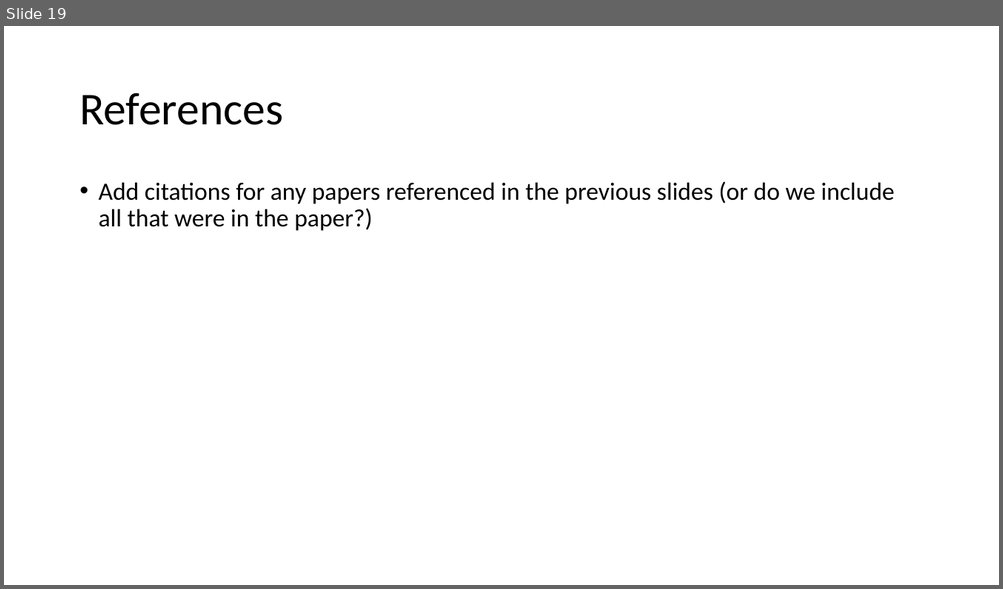
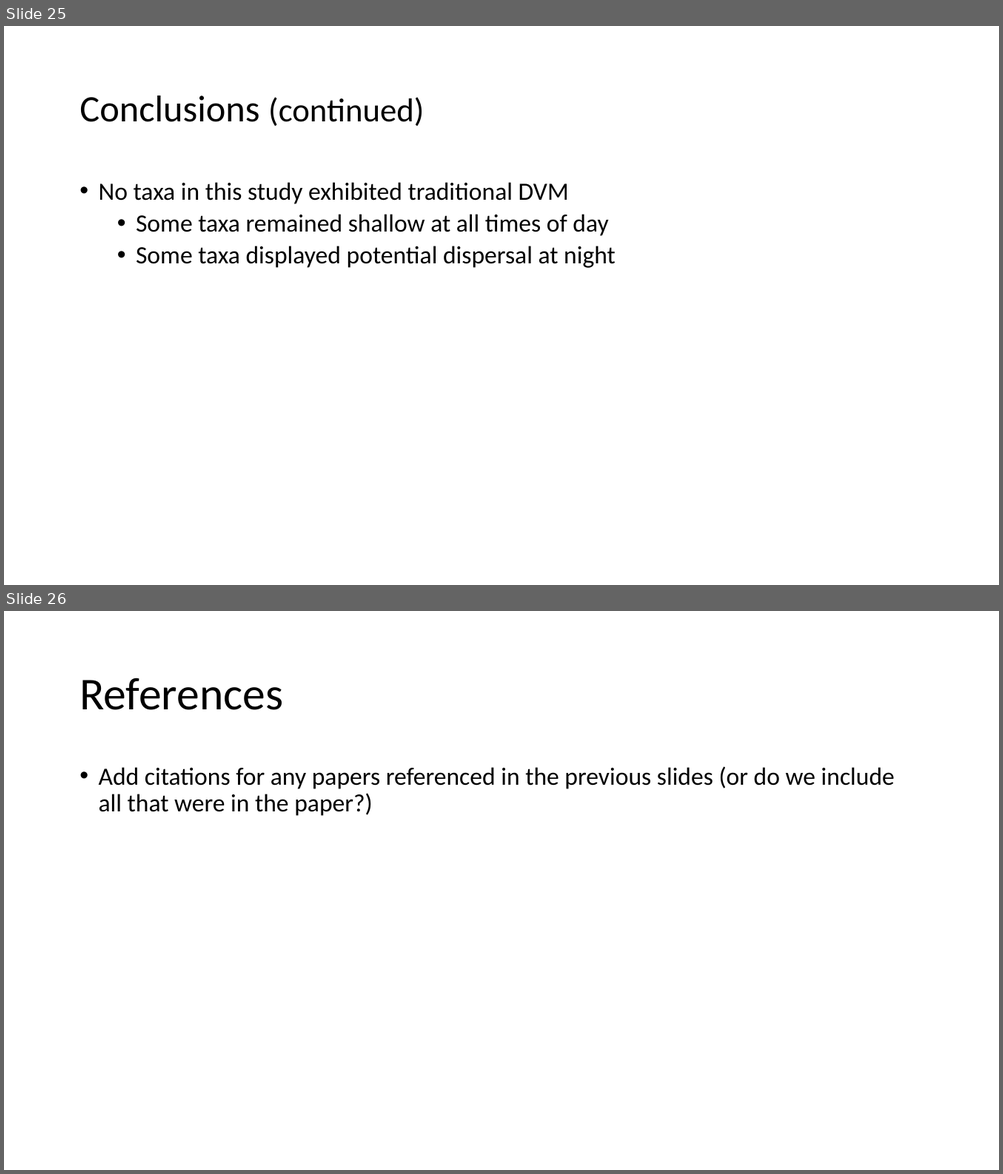
Before and after one commit to LukeABobay/larval-fish-community-analysis, a slide deck: PICES 2026 Presentation.pptx. Shown one above the other, each under a label of ours: slide 19 before the commit, slides 25 and 26 after it. The pictures are 1003x589 and 1003x1174 pixels, drawn with LibreOffice and Linux fonts; fonts in the diff are those of the drawing. Boxes give left, top, right and bottom in pixels: in the first picture for what was removed or moved away, otherwise in the second. Text is boxed around its words. In the diff, an @@ line names an element or a change of style, - is before the commit and + after.

Commit message:
Continue populating slides with changes discussed in last meeting

```diff
--- a/PICES 2026 Presentation.pptx
+++ b/PICES 2026 Presentation.pptx
@@ slide 25 added at <box>4,26,999,585</box>, background #FFFFFF @@
@@ title added at <box>79,96,424,126</box>, 36 pt, text #000000 @@
+Conclusions (continued)
@@ text added at <box>99,182,615,268</box>, 24 pt, text #000000 @@
+• No taxa in this study exhibited traditional DVM
+  • Some taxa remained shallow at all times of day
+  • Some taxa displayed potential dispersal at night
@@ what was slide 19 is now slide 26 @@
```
Also in this commit, not shown: 10 slides changed, 15 other slides added, 9 slides removed.
